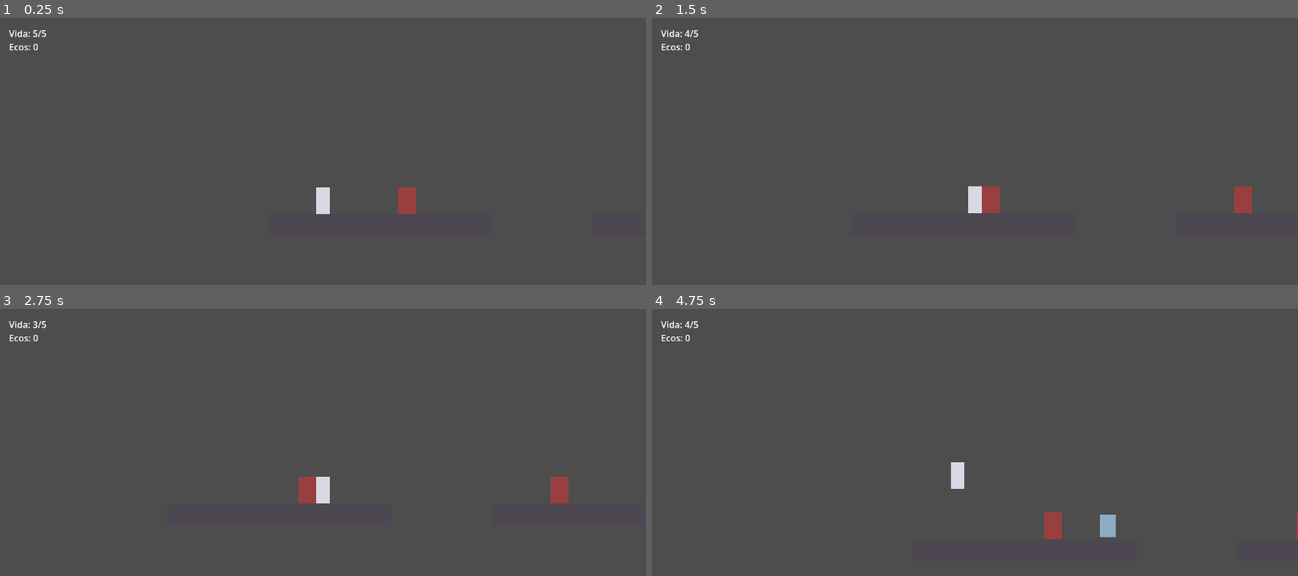
Above: before the commit, frames 1-4 (two rows, left to right).
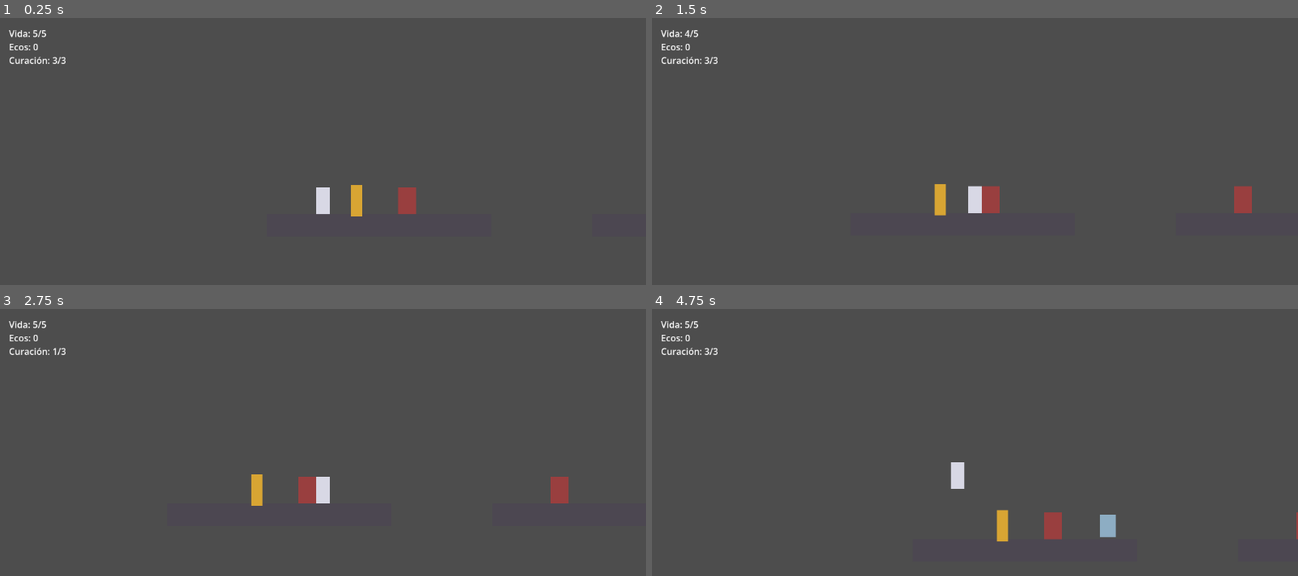
Above: after the commit, the same moments.

Repository: fcorguez92/desmemoria
Game: Godot game, scene res://scenes/test_level/test_level.tscn
Two runs of this game, one before a commit and one after it. Both use one fixed random seed, a clock stepped at 60 frames per second and the inputs below.
Inputs:
- Up to frame 1 (0.25 s): no input
- Up to frame 2 (1.5 s): tap Enter (ui_accept) at 0.5, 0.77 s; hold Right (ui_right) from 0.53 s (still down); tap H (heal, bound only after the commit) at 0.6 s; tap X (attack) at 1.35 s
- Up to frame 3 (2.75 s): tap Enter (ui_accept) at 1.52 s; tap H (heal, bound only after the commit) at 1.55, 2.3 s; release Right (ui_right) at 2.03 s; hold Left (ui_left) from 2.03 s (still down); tap Shift (dash) at 2.1 s
- Up to frame 4 (4.75 s): release Left (ui_left) at 2.78 s; hold Right (ui_right) 2.78-4.28 s; tap H (heal, bound only after the commit) at 2.85, 3.6, 4.55 s; tap Enter (ui_accept) at 3.02, 3.77, 4.52 s; hold Left (ui_left) from 4.28 s (still down); tap X (attack) at 4.35 s

The runs differ from the first frame. In frame 1, 0.3% of the frame differs, in the area x 1-57%, y 14-75%; in frame 2, 0.3%; in frame 3, 0.3%; in frame 4, 0.4%, in the area x 1-56%, y 4-88%.

Commit message:
Add Memory Anchors: checkpoint, full heal, and limited healing charges.
Touching an Anchor fully heals the player, refills their limited-use
healing item (H key), and sets it as the new respawn point. Two Anchors
placed in the test level: one near the start, one past the midpoint, so
resetting progress mid-level is testable. Enemy respawn-on-rest is
explicitly deferred until there's an actual enemy tracking/respawn
system to hang it on. Verified with a scripted headless test that
touching the second Anchor heals, refills charges, and moves the spawn
point.

Co-Authored-By: Claude Sonnet 5 <noreply@anthropic.com>

Diff:
--- a/project.godot
+++ b/project.godot
@@ -26,3 +26,8 @@
 "events": [Object(InputEventKey,"resource_local_to_scene":false,"resource_name":"","device":-1,"window_id":0,"alt_press …(195 unchanged characters)…
 ]
 }
+heal={
+"deadzone": 0.5,
+"events": [Object(InputEventKey,"resource_local_to_scene":false,"resource_name":"","device":-1,"window_id":0,"alt_pressed":false,"shift_pressed":false,"ctrl_pressed":false,"meta_pressed":false,"pressed":false,"keycode":0,"physical_keycode":72,"key_label":0,"unicode":0,"location":0,"echo":false,"script":null)
+]
+}
--- /dev/null
+++ b/scenes/memory_anchor/memory_anchor.gd
@@ -0,0 +1,21 @@
+extends Node2D
+
+## Ancla de Memoria: punto de control. Al acercarse el jugador, cura del
+## todo, recarga la curación de usos limitados, y fija aquí su próximo
+## punto de reaparición. Se activa solo con tocarla, sin botón dedicado.
+##
+## Pendiente para más adelante: reiniciar a los enemigos normales del área
+## al activarse (falta un sistema de seguimiento/reaparición de enemigos
+## que todavía no existe).
+
+@onready var area: Area2D = $Area2D
+
+
+func _ready() -> void:
+	area.body_entered.connect(_on_area_body_entered)
+
+
+func _on_area_body_entered(body: Node) -> void:
+	if not body.is_in_group("player"):
+		return
+	body.rest_at(global_position)
--- /dev/null
+++ b/scenes/memory_anchor/memory_anchor.tscn
@@ -0,0 +1,18 @@
+[gd_scene load_steps=3 format=3]
+
+[ext_resource type="Script" path="res://scenes/memory_anchor/memory_anchor.gd" id="1_anchor"]
+
+[sub_resource type="RectangleShape2D" id="RectangleShape2D_anchor"]
+size = Vector2(48, 56)
+
+[node name="MemoryAnchor" type="Node2D"]
+script = ExtResource("1_anchor")
+
+[node name="Visual" type="Polygon2D" parent="."]
+color = Color(0.85, 0.65, 0.2, 1)
+polygon = PackedVector2Array(-10, -28, 10, -28, 10, 28, -10, 28)
+
+[node name="Area2D" type="Area2D" parent="."]
+
+[node name="CollisionShape2D" type="CollisionShape2D" parent="Area2D"]
+shape = SubResource("RectangleShape2D_anchor")
--- a/scenes/player/player.gd
+++ b/scenes/player/player.gd
@@ -19,6 +19,7 @@
 @export var camera_look_speed: float = 4.0
 @export var max_health: int = 5
 @export var hit_invulnerability_time: float = 0.6
+@export var max_heal_charges: int = 3
 @export var dash_speed: float = 900.0
 @export var dash_duration: float = 0.15
 @export var dash_cooldown: float = 0.4
@@ -28,6 +29,7 @@
 var facing: int = 1
 var attack_cooldown_timer: float = 0.0
 var health: int
+var heal_charges: int
 var ecos: int = 0
 var invulnerable_timer: float = 0.0
 var active_echo: Node = null
@@ -44,11 +46,13 @@
 @onready var flash_timer: Timer = $FlashTimer
 @onready var health_label: Label = $HUD/HealthLabel
 @onready var ecos_label: Label = $HUD/EcosLabel
+@onready var heal_label: Label = $HUD/HealLabel
 
 
 func _ready() -> void:
 	add_to_group("player")
 	health = max_health
+	heal_charges = max_heal_charges
 	last_grounded_position = global_position
 	_update_hud()
 
@@ -105,6 +109,11 @@
 	attack_cooldown_timer = max(attack_cooldown_timer - delta, 0.0)
 	if Input.is_action_just_pressed("attack"):
 		_try_attack()
+
+	if Input.is_action_just_pressed("heal") and heal_charges > 0 and health < max_health:
+		heal_charges -= 1
+		health = max_health
+		_update_hud()
 
 	invulnerable_timer = max(invulnerable_timer - delta, 0.0)
 
@@ -181,9 +190,18 @@
 	_update_hud()
 
 
+func rest_at(anchor_position: Vector2) -> void:
+	spawn_position = anchor_position
+	last_grounded_position = anchor_position
+	health = max_health
+	heal_charges = max_heal_charges
+	_update_hud()
+
+
 func _update_hud() -> void:
 	health_label.text = "Vida: %d/%d" % [health, max_health]
 	ecos_label.text = "Ecos: %d" % ecos
+	heal_label.text = "Curación: %d/%d" % [heal_charges, max_heal_charges]
 
 
 func _on_flash_timer_timeout() -> void:
--- a/scenes/player/player.tscn
+++ b/scenes/player/player.tscn
@@ -46,4 +46,9 @@
 offset_top = 40.0
 text = "Ecos: 0"
 
+[node name="HealLabel" type="Label" parent="HUD"]
+offset_left = 16.0
+offset_top = 64.0
+text = "Curación: 3/3"
+
 [connection signal="timeout" from="FlashTimer" to="." method="_on_flash_timer_timeout"]
--- a/scenes/test_level/test_level.tscn
+++ b/scenes/test_level/test_level.tscn
@@ -1,7 +1,8 @@
-[gd_scene load_steps=7 format=3]
+[gd_scene load_steps=8 format=3]
 
 [ext_resource type="PackedScene" path="res://scenes/player/player.tscn" id="1_player"]
 [ext_resource type="PackedScene" path="res://scenes/enemy/enemy.tscn" id="2_enemy"]
+[ext_resource type="PackedScene" path="res://scenes/memory_anchor/memory_anchor.tscn" id="3_anchor"]
 
 [sub_resource type="RectangleShape2D" id="RectangleShape2D_ground_a"]
 size = Vector2(400, 40)
@@ -50,6 +51,12 @@
 [node name="Player" parent="." instance=ExtResource("1_player")]
 position = Vector2(100, 340)
 
+[node name="MemoryAnchor" parent="." instance=ExtResource("3_anchor")]
+position = Vector2(160, 356)
+
+[node name="MemoryAnchor2" parent="." instance=ExtResource("3_anchor")]
+position = Vector2(980, 197)
+
 [node name="Enemy" parent="." instance=ExtResource("2_enemy")]
 position = Vector2(700, 356)
 
Not shown, added: scenes/memory_anchor/memory_anchor.gd.uid
Not shown, changed: docs/estado.md
